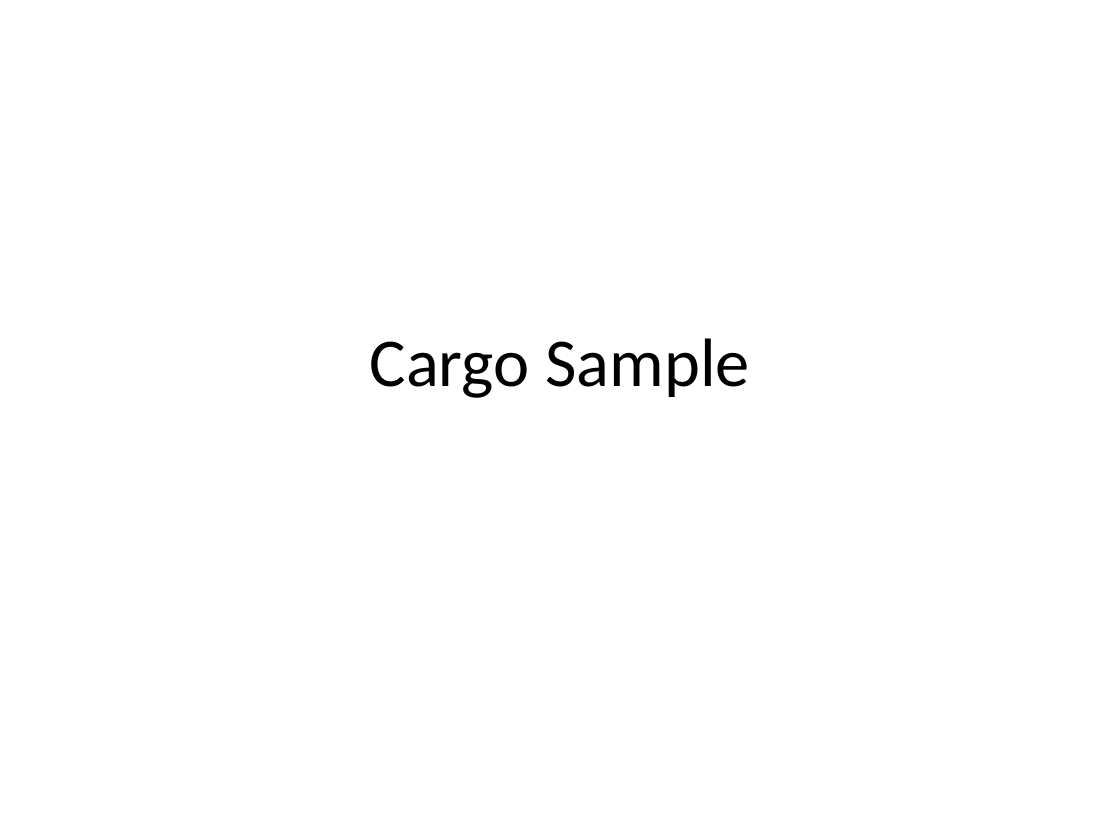
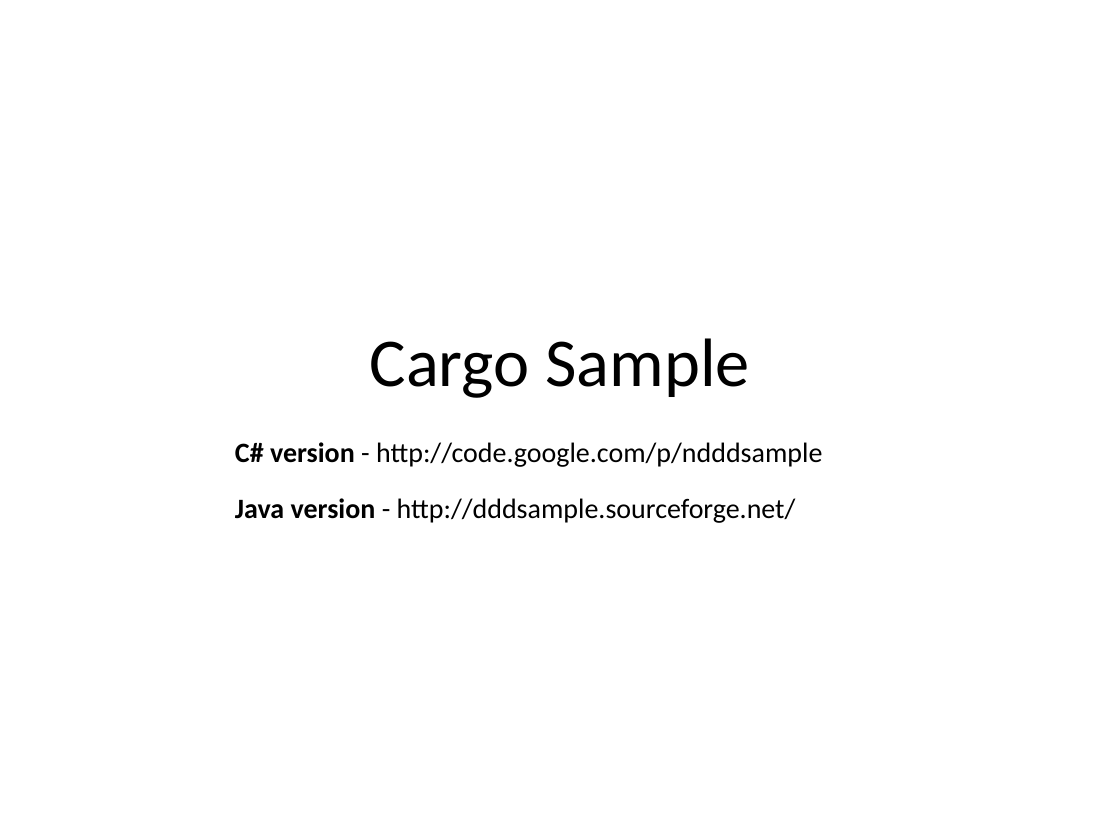
Before and after one commit to arturtv/dddpresentation, a slide deck: slide 31 of Domain-DrivenDesign.A.Trosin.pptx. Drawn at 1120x840 pixels with LibreOffice and Linux fonts; fonts in the diff are those of the drawing. Boxes give left, top, right and bottom in pixels: in the first picture for what was removed or moved away, otherwise in the second. Text is boxed around its words. In the diff, an @@ line names an element or a change of style, - is before the commit and + after.

```diff
--- a/Domain-DrivenDesign.A.Trosin.pptx
+++ b/Domain-DrivenDesign.A.Trosin.pptx
@@ text added at (235,442,822,467), 18 pt, text #000000 @@
+C# version - http://code.google.com/p/ndddsample
@@ text added at (235,498,796,523), 18 pt, text #000000 @@
+Java version - http://dddsample.sourceforge.net/
```
Also in this commit, not shown: 1 other slide changed, 13 slides added, 1 slide removed.
